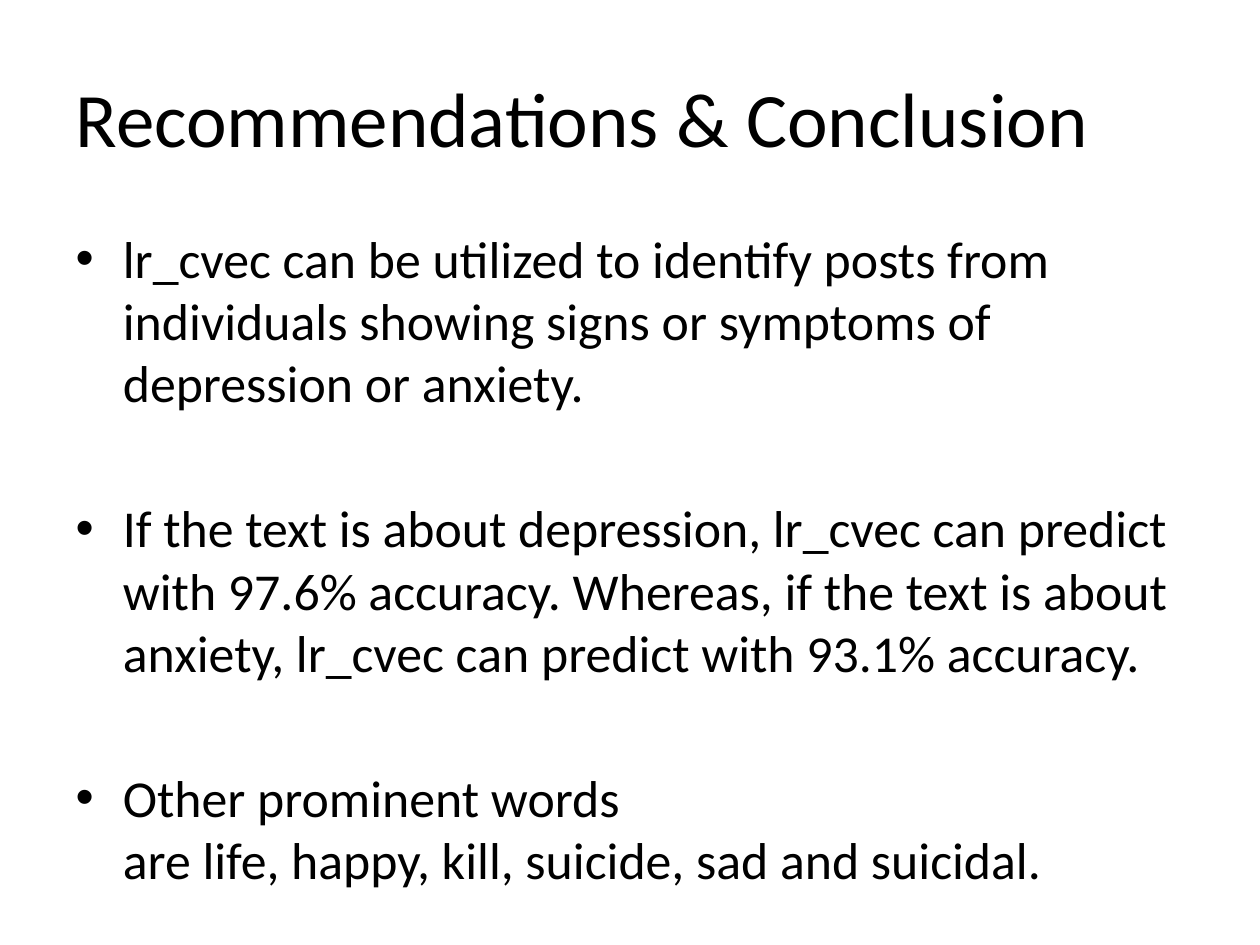
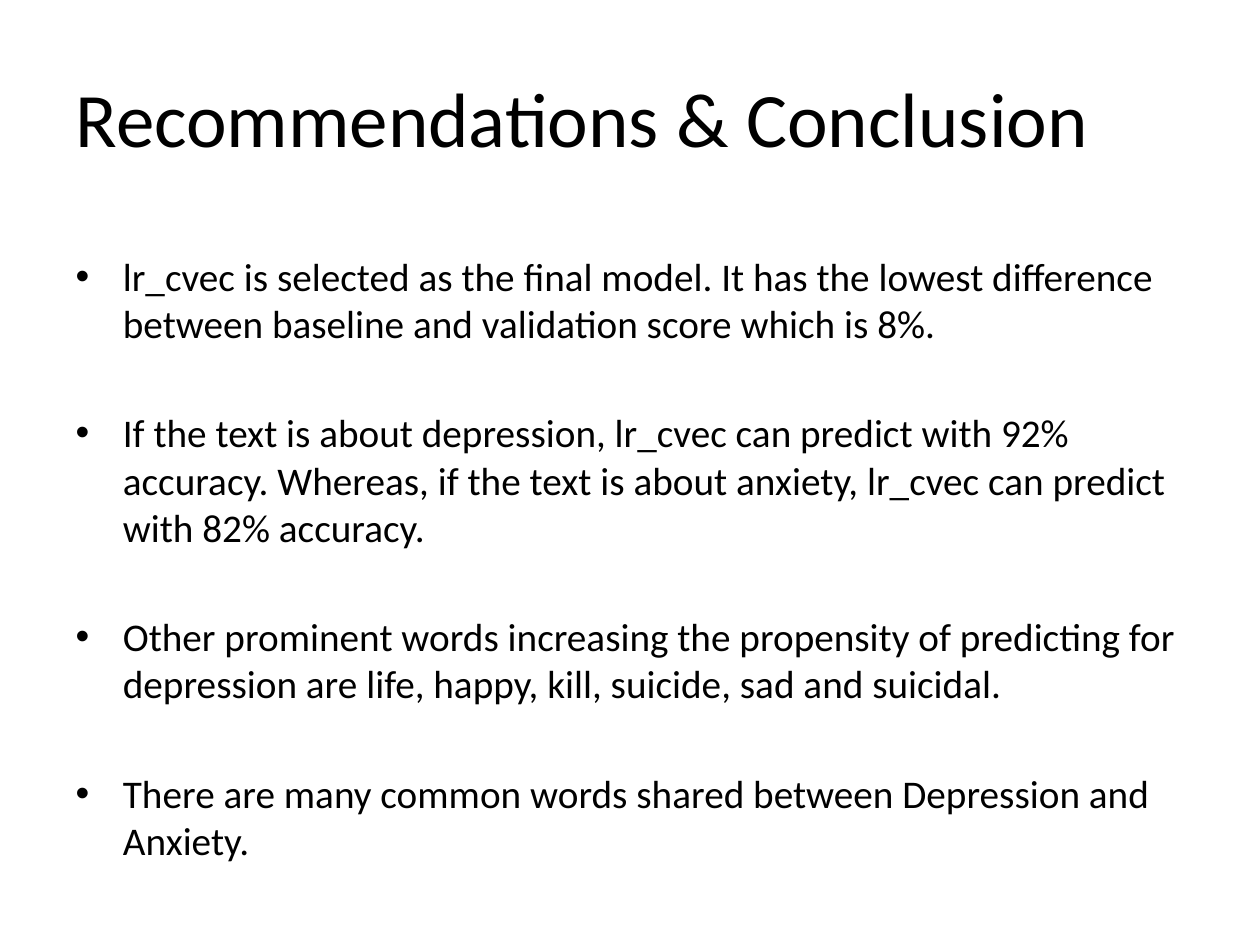
Before and after one commit to yongtat-koh/DSI-Projects, a slide deck: slide 20 of P3/Depression vs Anxiety.pptx (slide 17 before the commit). Drawn at 1260x945 pixels with LibreOffice and Linux fonts; fonts in the diff are those of the drawing. Boxes give left, top, right and bottom in pixels: in the first picture for what was removed or moved away, otherwise in the second. Text is boxed around its words. In the diff, an @@ line names an element or a change of style, - is before the commit and + after.

```diff
--- a/P3/Depression vs Anxiety.pptx
+++ b/P3/Depression vs Anxiety.pptx
@@ text at [123, 263, 1174, 862]: text changed; size 29.6 to 22.4 pt @@
-• lr_cvec can be utilized to identify posts from individuals showing signs or symptoms of depression or anxiety.
-• If the text is about depression, lr_cvec can predict with 97.6% accuracy. Whereas, if the text is about anxiety, lr_cvec can predict with 93.1% accuracy.
-• Other prominent words are life, happy, kill, suicide, sad and suicidal.
+• lr_cvec is selected as the final model. It has the lowest difference between baseline and validation score which is 8%.
+• If the text is about depression, lr_cvec can predict with 92% accuracy. Whereas, if the text is about anxiety, lr_cvec can predict with 82% accuracy.
+• Other prominent words increasing the propensity of predicting for depression are life, happy, kill, suicide, sad and suicidal.
+• There are many common words shared between Depression and Anxiety.
```
Also in this commit, not shown: 4 other slides changed, 6 slides added, 2 slides removed, 3 other files.
